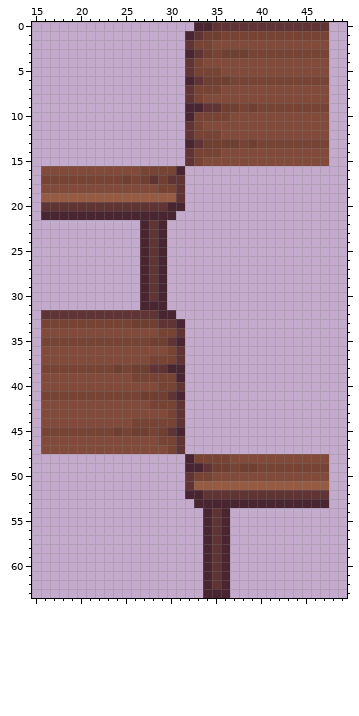
One commit to this pixel-art sprite: Resources/Textures/_CP14/Structures/Furniture/Tables/wood.rsi/state2.png. That is the earlier state.
The file is 64x64 pixels. Colours within 5 levels of each other are drawn and written as one. Shown: x 15..49, y 0..63.
The same view after the edit:
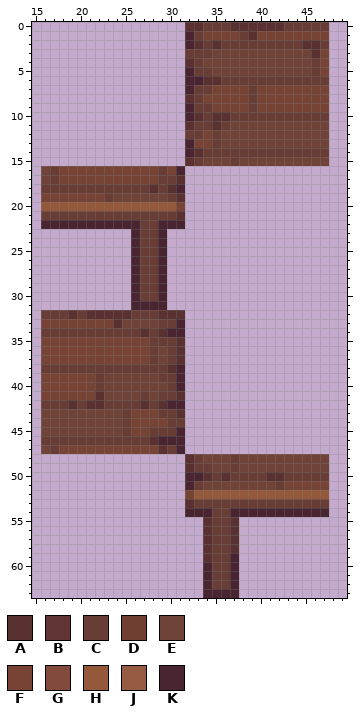
Palette (. is transparent): A #5a3131  B #603334  C #683d36  D #6f3f32  E #704339  F #774335  G #814a3a  H #93593a  J #965c43  K #482530
Change:
@@ x 15..49 @@
- 0 ..................KKBBBBBBBBBBBBB..
- 1 .................KBDDFFFFFFFFFFFF..
- 2 .................BFFGGGGGGGGGGGGG..
- 3 .................KBDFDDDFFFFFFFFF..
- 4 .................BFGGGGGGGGGGGGGG..
- 5 .................BFFFGGGGGGGGGGGG..
- 6 .................KBDDDFFFFFFFFFFF..
- 7 .................BFFFGGGGGGGGGGGG..
- 8 .................BFGGGGGGGGGGGGGG..
- 9 .................KKBBDDFDFFFFFFFF..
-10 .................KFFFFGGGGGGGGGGG..
-11 .................BFGGGGGGGGGGGGGG..
-12 .................BFFFGGGGGGGGGGGG..
-13 .................KBDDDDFDFFFFFFFF..
-14 .................BFFFGGGGGGGGGGGG..
-15 .................BFGGGGGGGGGGGGGG..
-16 .GGGGGGGGGGGFFFFK..................
-17 .FFFFFFFFFDFDBDBB..................
-18 .GGGGGGGGGGGGGFFB..................
-19 .JJJJJJJJJJJJJJJB..................
-20 .BBBBBBBBBBBBBBKK..................
-21 .KKKKKKKKKKKKKKK...................
-22 ............KBK....................
-23 ............KBK....................
-24 ............KBK....................
-25 ............KBK....................
-26 ............KBK....................
-27 ............KBK....................
-28 ............KBK....................
-29 ............KBK....................
-30 ............KBK....................
-31 ............KKK....................
-32 .BBBBBBBBBBBBBKK...................
-33 .FFFFFFFFFFDDDBBK..................
-34 .GGGGGGGGGGGGGFFB..................
-35 .FFFFFFFFFFFFDDBK..................
-36 .GGGGGGGGGGGGGGFB..................
-37 .GGGGGGGGGGGGFFFB..................
-38 .FFFFFFFFDFDDBBKK..................
-39 .GGGGGGGGGGFFFFFK..................
-40 .GGGGGGGGGGGGGFFB..................
-41 .FFFFFFFFFFFDDDBK..................
-42 .GGGGGGGGGGGGFFFB..................
-43 .GGGGGGGGGGGGGGFB..................
-44 .GGGGGGGGGGFFFFFB..................
-45 .FFFFFFFFDFDDFDBK..................
-46 .GGGGGGGGGGGGGFFB..................
-47 .GGGGGGGGGGGGGGFB..................
-48 .................KFFFFGGGGGGGGGGG..
-49 .................KKBDDFDDFFFFFFFF..
-50 .................BFFGGGGGGGGGGGGG..
-51 .................BJJJJJJJJJJJJJJJ..
-52 .................KKBBBBBBBBBBBBBB..
-53 ..................KKKKKKKKKKKKKKK..
-54 ...................KBK.............
-55 ...................KBK.............
-56 ...................KBK.............
-57 ...................KBK.............
-58 ...................KBK.............
-59 ...................KBK.............
-60 ...................KBK.............
-61 ...................KBK.............
-62 ...................KBK.............
-63 ...................KKK.............
+ 0 .................AACCCAAAAAACCCCC..
+ 1 .................KCFFFFCAFFFFFFFF..
+ 2 .................KACACCCCCCCCCAAC..
+ 3 .................CCCEEEEEEEEEEEAF..
+ 4 .................ACEEEEEEEEEEEECF..
+ 5 .................KCCEEEEEEEEEEECF..
+ 6 .................KKAACCCCCCCCCCCC..
+ 7 .................KCCFFFFCFFFFFFFF..
+ 8 .................ACFFFFFCFFFFFFFF..
+ 9 .................KCCFFFFCFFFFFFFF..
+10 .................KACAACCCCCCCCCCC..
+11 .................ACCACEEEEEEEEEEE..
+12 .................CCFCEEEEEEEEEEEE..
+13 .................KFFCEEEEEEEEEEEE..
+14 .................KACCCCCCCCCCCCCC..
+15 .................ACEEECEEEEEEEEEE..
+16 .ECFFFFFFFFFFFCFK..................
+17 .ECFFFFFFFFFFFCCA..................
+18 .CCCCCCCCCCCCACAK..................
+19 .FFFFFFFCEEEEEECA..................
+20 .HHHHHHHHHHHHHHHF..................
+21 .CCCCCCCCCCCCCCCA..................
+22 .KKKKKKKKKKKCCKKK..................
+23 ...........KCCK....................
+24 ...........KCCK....................
+25 ...........KCCK....................
+26 ...........KCCK....................
+27 ...........KCCK....................
+28 ...........KCCK....................
+29 ...........KCCK....................
+30 ...........KCCK....................
+31 ...........KKKK....................
+32 .CCCACAAAAACCCAAA..................
+33 .FFFFFFFFAEEEECCK..................
+34 .CCCCCCCCCCCACAKK..................
+35 .FFFFFFFFFFFFCCCA..................
+36 .FFFFFFFFFFFFCECA..................
+37 .FFFFFFFFFFFFCECA..................
+38 .CCCCCCCCCCCCCCAK..................
+39 .FFFFFFCEEEEEECCK..................
+40 .FFFFFFCEEEEEEECK..................
+41 .FFFFFFAEEEECECCA..................
+42 .CCCACAACCCCACAKK..................
+43 .EEEEEEEEECFFFCCA..................
+44 .EEEEEEEEECFFFFCC..................
+45 .EEEEEEEEECFFCCCK..................
+46 .CCCCCCCCCCCCAKKK..................
+47 .ECFFFFFFFFFFFACK..................
+48 .................ACEEECEEEEEEEEEE..
+49 .................ACCEECEEEEEEEEEE..
+50 .................KKACACCCCAACCCCC..
+51 .................KCEEEEEEEECFFFFF..
+52 .................FHHHHHHHHHHHHHHH..
+53 .................ACCCCCCCCCCCCCCC..
+54 .................KKKCCKKKKKKKKKKK..
+55 ...................ACCA............
+56 ...................ACCA............
+57 ...................ACCA............
+58 ...................ACCA............
+59 ...................ACCK............
+60 ...................KCCK............
+61 ...................KCCK............
+62 ...................KCCK............
+63 ...................KKKK............
Pixel boxes of the changes (left, top, right, bottom) in both pictures:
changed: (41, 22, 329, 598)
